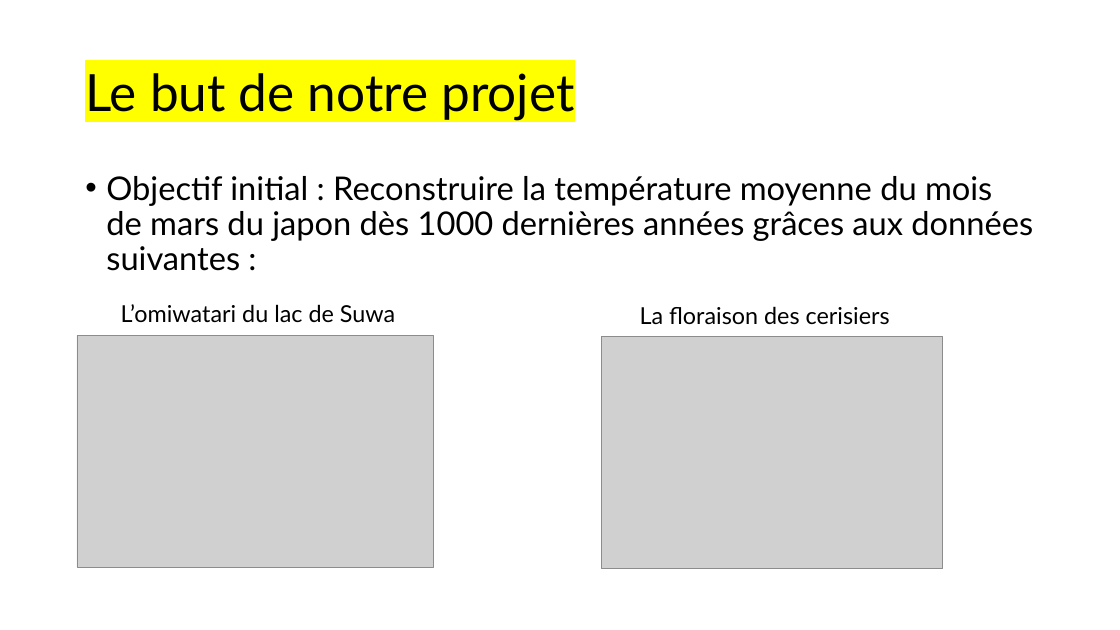
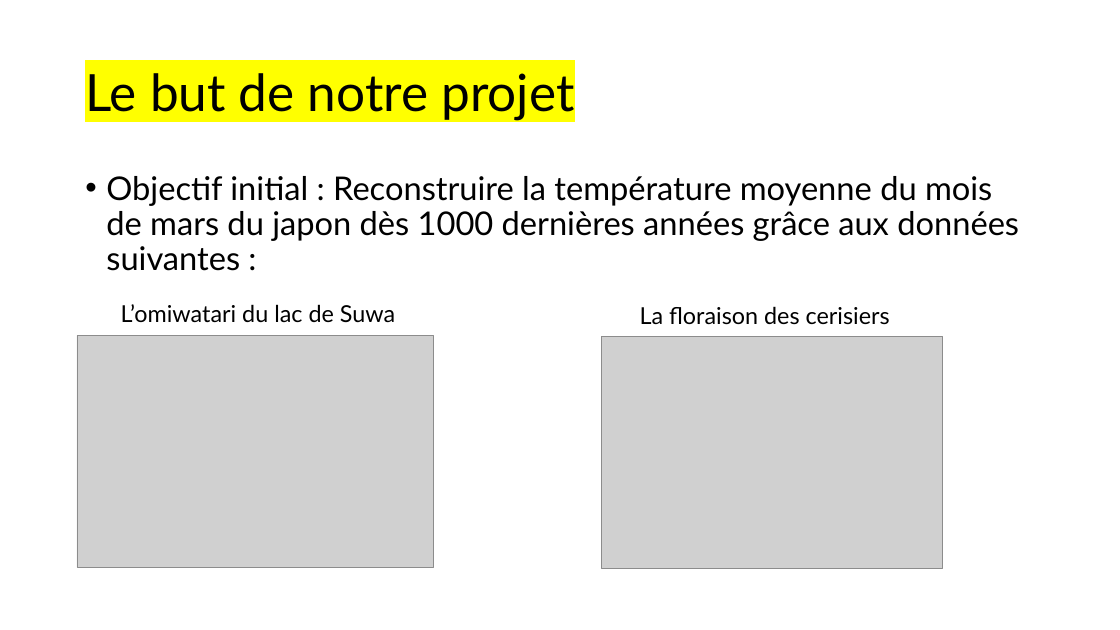
Before and after one commit to maxime-sfn/paleoclimat, a slide deck: slide 2 of PALEOCLIMATOLOGIE_presentation_DU_PROEJET.pptx. Drawn at 1120x630 pixels with LibreOffice and Linux fonts; fonts in the diff are those of the drawing; grey boxes stand for pictures. Boxes give left, top, right and bottom in pixels: in the first picture for what was removed or moved away, otherwise in the second. Text is boxed around its words. In the diff, an @@ line names an element or a change of style, - is before the commit and + after.

```diff
--- a/PALEOCLIMATOLOGIE_presentation_DU_PROEJET.pptx
+++ b/PALEOCLIMATOLOGIE_presentation_DU_PROEJET.pptx
@@ text at (106, 176, 1019, 271): text changed @@
-• Objectif initial : Reconstruire la température moyenne du mois de mars du japon dès 1000 dernières années grâces aux données suivantes :
+• Objectif initial : Reconstruire la température moyenne du mois de mars du japon dès 1000 dernières années grâce aux données suivantes :
```
Also in this commit, not shown: 17 other slides changed.
